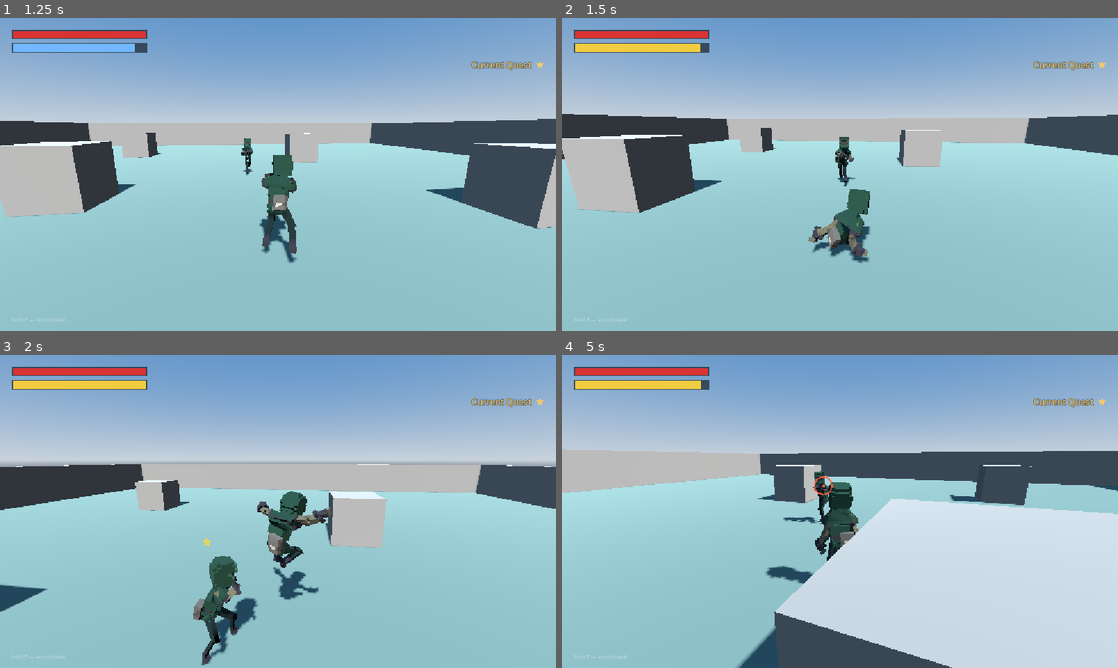
Above: before the commit, frames 1-4 (two rows, left to right).
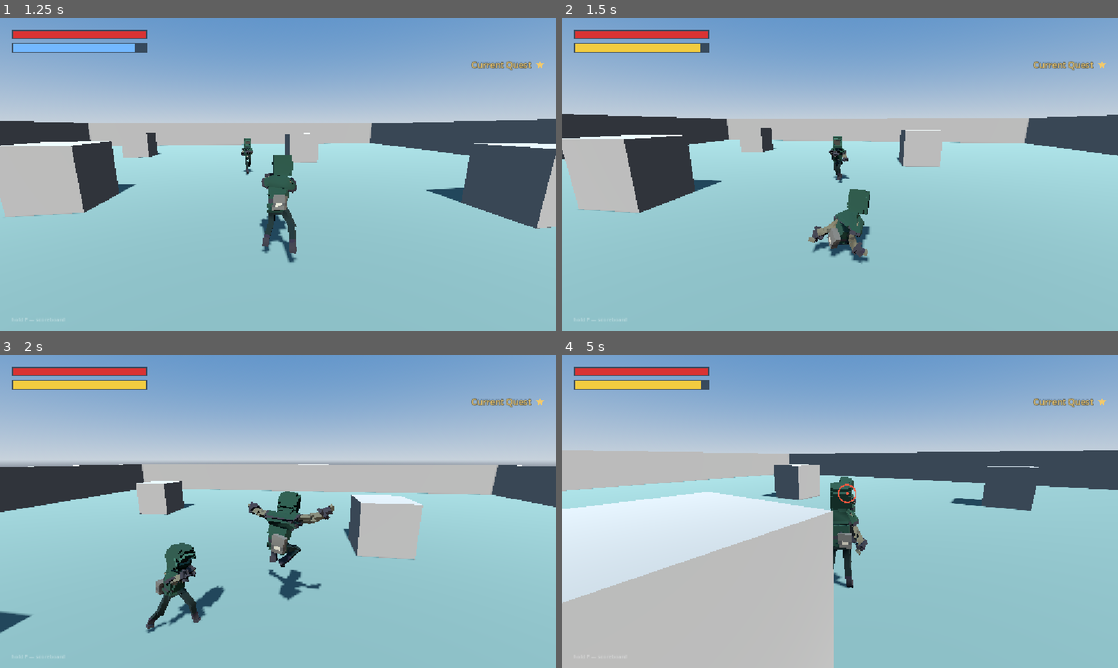
Above: after the commit, the same moments.

Repository: therealssorw/astria
Game: Godot game, scene res://scenes/main.tscn
The game is run twice, just before and just after one commit, with the same random seed, the same clock (stepped at 60 frames per second) and the same inputs. This scene is started directly instead of the project's main scene. A sky picture missing from this copy of the repository is replaced by a grey-blue gradient. Sound files missing from this copy of the repository are replaced by a short silence.
Inputs (mouse positions are in pixels of both pictures, inside the frame that each line leads up to):
- Up to frame 1 (1.25 s): tap Enter (ui_accept) at 0.5 s; move the mouse to (305, 174) at 0.52 s; hold W (move_forward) from 0.53 s (still down); hold Right mouse button (block) from 0.53 s (still down); click (305, 174) at 0.6 s; tap Space (jump) at 0.77, 1.07 s
- Up to frame 2 (1.5 s): keep holding W (move_forward); move the mouse to (812, 174) at 1.27 s; release Right mouse button (block) at 1.28 s; right-click (812, 174) at 1.35 s; click (812, 174) at 1.42 s
- Up to frame 3 (2 s): keep holding W (move_forward); tap Space (jump) at 1.52, 1.82 s; tap E (interact) at 1.55 s
- Up to frame 4 (5 s): move the mouse to (851, 505) at 2.02 s; hold E (interact) 2.03-2.78 s; click (851, 505) at 2.17 s; tap Middle mouse button (lock_on) at 2.3, 2.85 s; move the mouse to (834, 517) at 2.77 s; click (834, 517) at 2.92 s; tap Space (jump) at 3.02, 3.32, 3.77, 4.07 s; tap Ctrl (slide) at 3.05, 3.6 s; move the mouse to (878, 514) at 3.52 s; click (878, 514) at 3.8 s; tap Z (cheat_menu) at 4.15 s; release W (move_forward) at 4.25 s; click "Start tutorial" at 4.25 s

Frame 1 is identical in both runs. In frame 2, 0.4% of the frame differs, in the area x 48-53%, y 37-54%; in frame 3, 8.3%; in frame 4, 54%, in the area x 0-100%, y 30-100%.

Commit message:
Give the mouse pointer a single owner
Five places set Input.mouse_mode by hand on open and close, so any pair that ran
out of order — or a panel closed by something other than its own key — left the
cursor visible with nothing to put it back, and only Esc to try with.

The pawn now re-asserts the mode every tick from one question: does a panel want
the pointer, or did the player let it go with Esc. Panels declare themselves by
joining the "ui_panel" group with an is_open() and no longer touch the mouse at
all, so a stray release repairs itself the next frame. Clicking in the world
also takes the pointer back (swallowing that click so it isn't a punch), Esc
now closes the inventory like it closes every other panel, and an unfocused
window is left alone so alt-tabbing out doesn't drag the cursor back in.

Co-Authored-By: Claude Opus 5 <noreply@anthropic.com>

Diff:
--- a/scripts/entities/player.gd
+++ b/scripts/entities/player.gd
@@ -175,6 +175,11 @@
 var blocking := false
 var dead := false
 var ui_open := false # set by the inventory UI; freezes combat/movement input
+## The player let the pointer go with Esc, with no panel asking for it.
+var _free_cursor := false
+## Ticks left to swallow the click that took the pointer back, so clicking into
+## the window doesn't also throw a punch.
+var _recapture_frames := 0
 ## >0: parried or guard broken — no attacking, no guard, barely any movement.
 var stagger_time := 0.0
 ## When the guard last went UP (the parry window is measured from here).
@@ -332,7 +337,16 @@
 		if event.relative.length_squared() > 0.5:
 			look_input_time = _time
 	elif event.is_action_pressed("ui_cancel"):
-		Input.mouse_mode = Input.MOUSE_MODE_VISIBLE if Input.mouse_mode == Input.MOUSE_MODE_CAPTURED else Input.MOUSE_MODE_CAPTURED
+		# an open panel owns Esc — it closes with it, and the pointer comes back
+		# on its own. The pawn only uses Esc to let go when nothing is up, or a
+		# press aimed at a panel would leave the cursor freed behind it
+		if not _ui_wants_cursor():
+			_free_cursor = not _free_cursor
+	elif _free_cursor and event is InputEventMouseButton and (event as InputEventMouseButton).pressed:
+		# clicking back into the world takes the pointer again: Esc alone as the
+		# way home is how a loose cursor turned into a stuck one
+		_free_cursor = false
+		_recapture_frames = 2
 
 func _physics_process(delta: float) -> void:
 	_time += delta
@@ -345,9 +359,34 @@
 		if multiplayer.is_server():
 			_server_sim_tick(delta)
 
+## The pointer has ONE owner. It is visible while a panel wants it or while the
+## player let it go with Esc, and captured every other tick. Panels used to set
+## the mode themselves on open and on close, so any pair that ran out of order —
+## a shop opening over a dialog that then closed, a panel closed by something
+## other than its own key — left the cursor loose with no way back. Re-asserting
+## it every tick means a stray release repairs itself the next frame.
+func _tick_mouse_mode() -> void:
+	if not get_window().has_focus():
+		return # alt-tabbed away: the pointer belongs to whatever is in front
+	var want := Input.MOUSE_MODE_VISIBLE if _free_cursor or _ui_wants_cursor() \
+			else Input.MOUSE_MODE_CAPTURED
+	if Input.mouse_mode != want:
+		Input.mouse_mode = want
+
+## True while any open panel needs the pointer. Panels declare themselves by
+## joining the "ui_panel" group and answering `is_open()`, so this never has to
+## know which panels exist — a new one only has to join the group.
+func _ui_wants_cursor() -> bool:
+	for panel in get_tree().get_nodes_in_group("ui_panel"):
+		if panel.has_method("is_open") and panel.is_open():
+			return true
+	return false
+
 # ---------------- owner simulation ----------------
 
 func _local_tick(delta: float) -> void:
+	_tick_mouse_mode()
+	_recapture_frames = maxi(0, _recapture_frames - 1)
 	if dead:
 		velocity.x = 0
 		velocity.z = 0
@@ -361,7 +400,9 @@
 		_update_lockon(delta)
 		_camera_assist(delta)
 		_handle_hotbar_input()
-		if stagger_time <= 0.0: # helpless: no guard, no swings, no slides
+		# helpless: no guard, no swings, no slides — and nothing on the frame the
+		# pointer came back, or that click lands as a punch
+		if stagger_time <= 0.0 and _recapture_frames <= 0:
 			_handle_block()
 			_handle_attack_input(delta)
 			_handle_slide_input()
--- a/scripts/ui/cutscene/intro_cutscene.gd
+++ b/scripts/ui/cutscene/intro_cutscene.gd
@@ -33,6 +33,7 @@
 	# read against the black, not covered by it
 	layer = 19
 	process_mode = Node.PROCESS_MODE_ALWAYS
+	add_to_group("ui_panel") # the pawn frees the pointer while this is playing
 	_rect = ColorRect.new()
 	_rect.set_anchors_preset(Control.PRESET_FULL_RECT)
 	_rect.color = Color.BLACK
@@ -83,6 +84,11 @@
 func is_playing() -> bool:
 	return _playing
 
+## Answers the "ui_panel" group. A cutscene wants the pointer loose for the same
+## reason a panel does: a stray mouse nudge must not spin the camera behind it.
+func is_open() -> bool:
+	return _playing or _armed
+
 ## How black the screen is: 1 while the world is hidden, 0 once it is fully up.
 func darkness() -> float:
 	return _rect.color.a if _rect.visible else 0.0
@@ -104,10 +110,9 @@
 
 func _fade_up() -> void:
 	# the box let go of the player when it closed, but the fade is still
-	# cutscene — hold onto them, and keep the cursor free so a stray mouse
-	# nudge cannot spin the camera while the island appears
+	# cutscene — hold onto them. The cursor stays free on its own: the pawn keeps
+	# it loose for as long as is_open() says the cutscene is running
 	_freeze(true)
-	Input.mouse_mode = Input.MOUSE_MODE_VISIBLE
 	_tween = create_tween()
 	_tween.tween_property(_rect, "color:a", 0.0, FADE_TIME).set_trans(Tween.TRANS_SINE)
 	_tween.tween_interval(AFTER_FADE_PAUSE)
@@ -129,8 +134,6 @@
 	_rect.color = Color.BLACK # reset for the next time we load in
 	Cinematic.hold_bars(false)
 	_freeze(false)
-	if get_tree().get_first_node_in_group("local_player") != null:
-		Input.mouse_mode = Input.MOUSE_MODE_CAPTURED
 	# the tutorial city waits for this: nothing swings at a player who is still
 	# looking at a black screen
 	if was_playing:
--- a/scripts/ui/debug/cheat_menu.gd
+++ b/scripts/ui/debug/cheat_menu.gd
@@ -41,6 +41,7 @@
 		return
 	layer = 30 # above the shop and the dialog box
 	process_mode = Node.PROCESS_MODE_ALWAYS
+	add_to_group("ui_panel") # the pawn frees the pointer for whatever is open
 	_build()
 	_root.visible = false
 	Net.trade_result.connect(_on_result)
@@ -77,7 +78,6 @@
 	_root.visible = true
 	if is_instance_valid(_player):
 		_player.set("ui_open", true)
-	Input.mouse_mode = Input.MOUSE_MODE_VISIBLE
 	_refresh()
 
 func close() -> void:
@@ -88,7 +88,6 @@
 	if is_instance_valid(_player):
 		_player.set("ui_open", false)
 	_player = null
-	Input.mouse_mode = Input.MOUSE_MODE_CAPTURED
 
 func _input(event: InputEvent) -> void:
 	if not _open:
--- a/scripts/ui/dialog/dialog_system.gd
+++ b/scripts/ui/dialog/dialog_system.gd
@@ -47,6 +47,7 @@
 func _ready() -> void:
 	layer = 20
 	process_mode = Node.PROCESS_MODE_ALWAYS
+	add_to_group("ui_panel") # the pawn frees the pointer for whatever is open
 	_build()
 	_root.visible = false
 	set_process(false)
@@ -78,7 +79,6 @@
 	_player = _local_player()
 	if is_instance_valid(_player):
 		_player.set("ui_open", true)
-	Input.mouse_mode = Input.MOUSE_MODE_VISIBLE
 	opened.emit(id)
 	_show_line(str(convo.get("start", "")))
 	return true
@@ -101,7 +101,6 @@
 	if is_instance_valid(_player):
 		_player.set("ui_open", false)
 	_player = null
-	Input.mouse_mode = Input.MOUSE_MODE_CAPTURED
 	closed.emit(was)
 
 # ---------------- conversation flow ----------------
--- a/scripts/ui/inventory_ui.gd
+++ b/scripts/ui/inventory_ui.gd
@@ -50,6 +50,7 @@
 
 func _ready() -> void:
 	layer = 5
+	add_to_group("ui_panel") # the pawn frees the pointer for whatever is open
 	_build_hotbar()
 	_build_panel()
 	GameStats.changed.connect(_refresh_items)
@@ -68,10 +69,13 @@
 func _input(_event: InputEvent) -> void:
 	pass # toggling is polled in _process so it can't be swallowed by focus
 
+## Answers the "ui_panel" group: the panel wants the pointer while it is up.
+func is_open() -> bool:
+	return open
+
 func _toggle() -> void:
 	open = not open
 	panel_root.visible = open
-	Input.mouse_mode = Input.MOUSE_MODE_VISIBLE if open else Input.MOUSE_MODE_CAPTURED
 	if not is_instance_valid(player):
 		var players := get_tree().get_nodes_in_group("local_player")
 		player = players[0] if players.size() > 0 else null
@@ -89,6 +93,8 @@
 			and not DialogSystem.is_open() and not ShopSystem.is_open() \
 			and not CheatMenu.is_open():
 		_toggle()
+	elif open and Input.is_action_just_pressed("ui_cancel"):
+		_toggle() # Esc closes it, like every other panel
 	if open:
 		gold_label.text = "Gold: %d" % GameStats.coins
 	if open and stats_content.visible:
--- a/scripts/ui/shop/shop_ui.gd
+++ b/scripts/ui/shop/shop_ui.gd
@@ -35,6 +35,7 @@
 func _ready() -> void:
 	layer = 21 # above the dialog box
 	process_mode = Node.PROCESS_MODE_ALWAYS
+	add_to_group("ui_panel") # the pawn frees the pointer for whatever is open
 	_build()
 	_root.visible = false
 	set_process(false)
@@ -59,7 +60,6 @@
 	_player = _local_player()
 	if is_instance_valid(_player):
 		_player.set("ui_open", true)
-	Input.mouse_mode = Input.MOUSE_MODE_VISIBLE
 	_hint.text = _default_hint()
 	_flash_left = 0.0
 	_refresh()
@@ -76,7 +76,6 @@
 	if is_instance_valid(_player):
 		_player.set("ui_open", false)
 	_player = null
-	Input.mouse_mode = Input.MOUSE_MODE_CAPTURED
 	closed.emit(was)
 
 func _on_dialog_action(dialog_id: String, action: String) -> void:
Not shown, changed: CLAUDE.md
